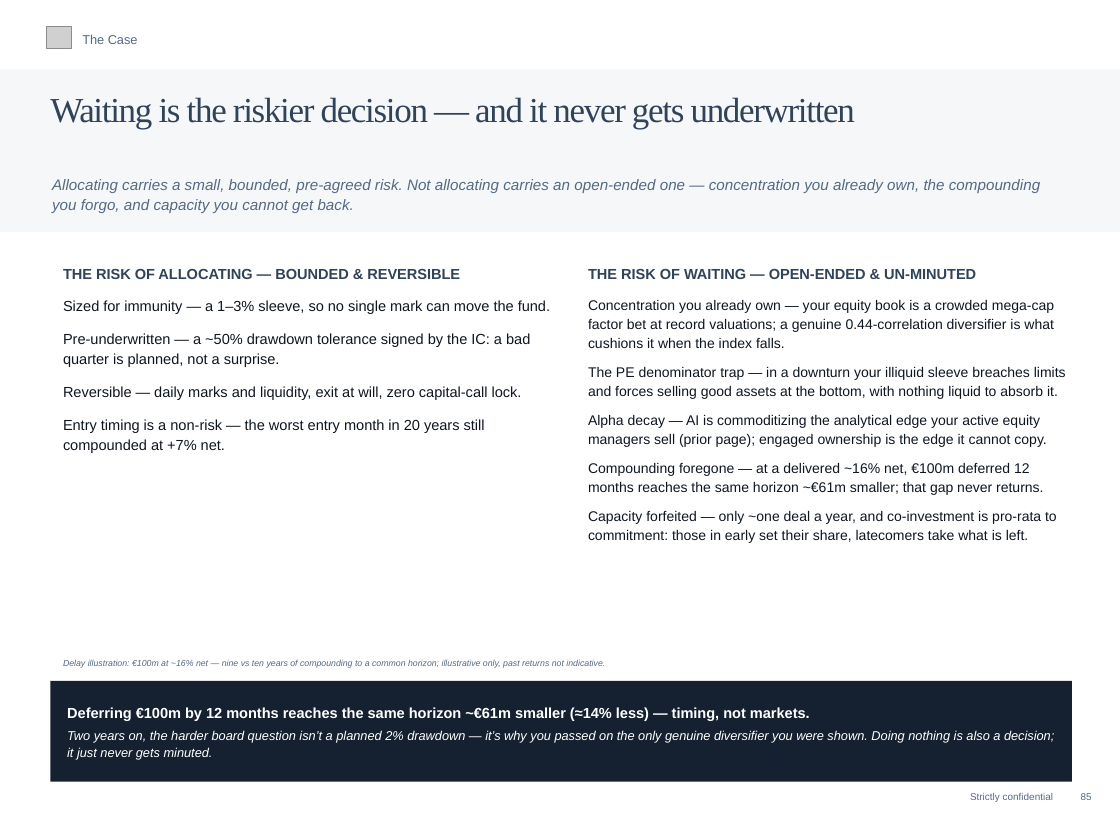
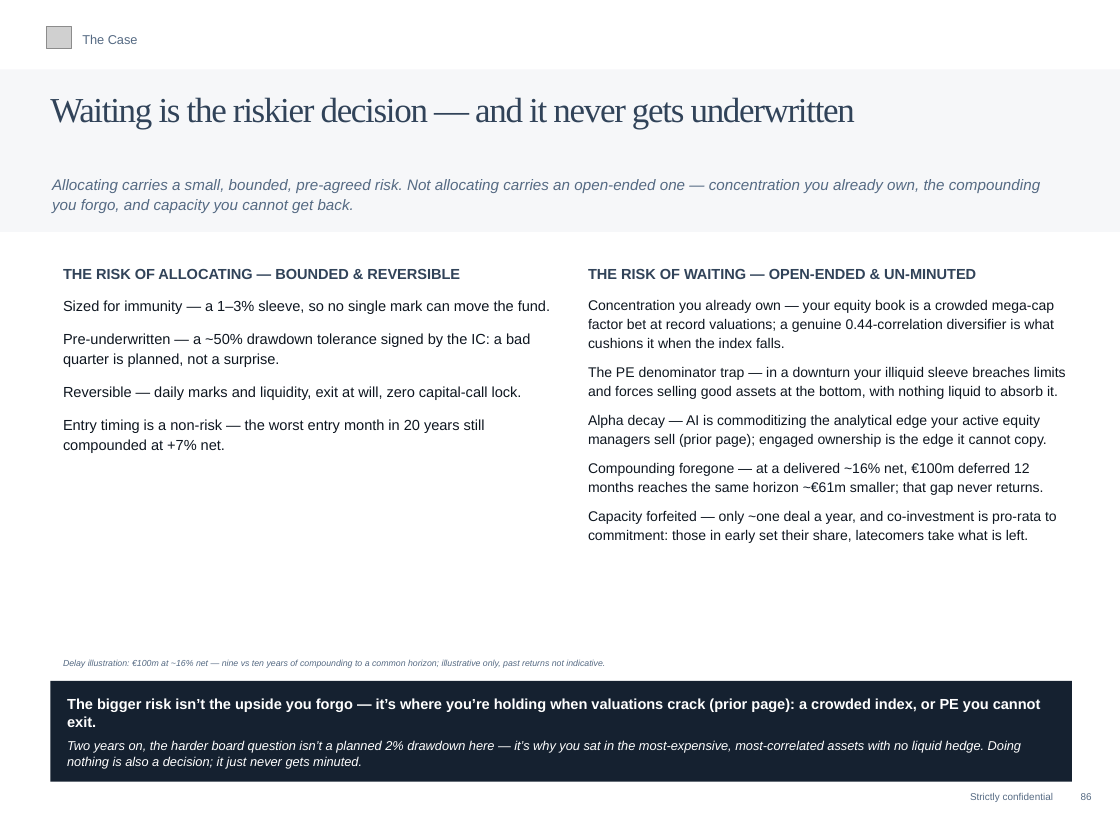
Before and after one commit to charette-lab/Claude, a slide deck: slide 89 of Athanase_Engaged_Ownership_Allocator_Deck.pptx (slide 88 before the commit). Drawn at 1120x840 pixels with LibreOffice and Linux fonts; fonts in the diff are those of the drawing; grey boxes stand for pictures. Boxes give left, top, right and bottom in pixels: in the first picture for what was removed or moved away, otherwise in the second. Text is boxed around its words. In the diff, an @@ line names an element or a change of style, - is before the commit and + after.

```diff
--- a/Athanase_Engaged_Ownership_Allocator_Deck.pptx
+++ b/Athanase_Engaged_Ownership_Allocator_Deck.pptx
@@ text at box(67, 698, 1041, 769): text changed @@
-Deferring €100m by 12 months reaches the same horizon ~€61m smaller (≈14% less) — timing, not markets.
-Two years on, the harder board question isn’t a planned 2% drawdown — it’s why you passed on the only genuine diversifier you were shown. Doing nothing is also a decision; it just never gets minuted.
+The bigger risk isn’t the upside you forgo — it’s where you’re holding when valuations crack (prior page): a crowded index, or PE you cannot exit.
+Two years on, the harder board question isn’t a planned 2% drawdown here — it’s why you sat in the most-expensive, most-correlated assets with no liquid hedge. Doing nothing is also a decision; it just never gets minuted.
```
Also in this commit, not shown: 7 other slides changed, 1 slide added, 1 other file.
